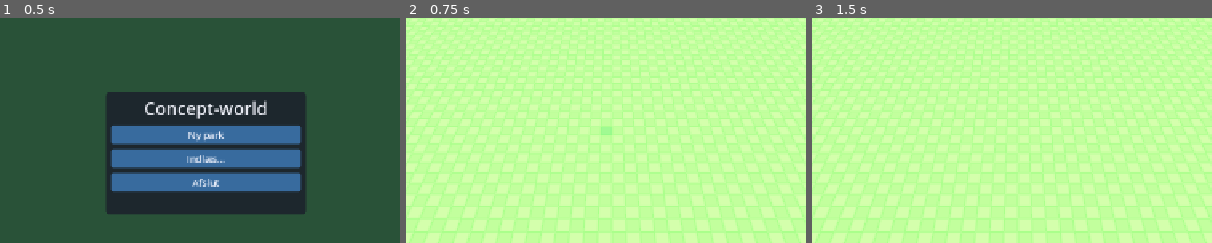
Above: before the commit, frames 1-3 (left to right).
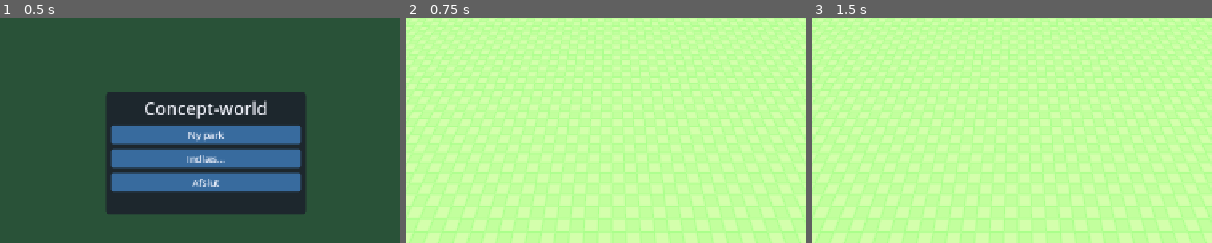
Above: after the commit, the same moments.

Repository: KennethJakobsen/Concept-world
Game: Godot game, scene res://scenes/main_menu.tscn
The game is run twice, just before and just after one commit, with the same random seed, the same clock (stepped at 60 frames per second) and the same inputs.
Inputs:
- Up to frame 1 (0.5 s): no input
- Up to frame 2 (0.75 s): click "Ny park" at 0.5 s
- Up to frame 3 (1.5 s): click "Park" at 1.25 s
The pictures show only the part of the screen within x 24-74%, y 20-70%; the shares and areas given below are measured in that part.

Frame 1 is identical in both runs. In frame 2, 0.1% of the frame differs, in the area x 48-52%, y 48-52%; in frame 3, nothing differs.

Commit message:
T-044, T-045: personale-balance, start i select

Diff:
--- a/game/content/staff/cleaner.json
+++ b/game/content/staff/cleaner.json
@@ -1 +1 @@
-{"id": "cleaner", "name": "Rengøring", "wage_per_day": 60, "speed": 0.1, "work_radius": 12, "model": "res://scenes/props/cleaner.tscn"}
+{"id": "cleaner", "name": "Rengøring", "wage_per_day": 45, "speed": 0.1, "work_radius": 12, "model": "res://scenes/props/cleaner.tscn"}
--- a/game/content/staff/mechanic.json
+++ b/game/content/staff/mechanic.json
@@ -1 +1 @@
-{"id": "mechanic", "name": "Mekaniker", "wage_per_day": 80, "speed": 0.12, "work_radius": 0, "model": "res://scenes/props/mechanic.tscn"}
+{"id": "mechanic", "name": "Mekaniker", "wage_per_day": 60, "speed": 0.12, "work_radius": 0, "model": "res://scenes/props/mechanic.tscn"}
--- a/game/content/staff_rules.json
+++ b/game/content/staff_rules.json
@@ -1 +1 @@
-{"litter_chance_after_shop": 0.5, "litter_chance_with_bin":  …(88 unchanged characters)… , "happiness_penalty_dirty_per_tick": 0.05, "thought_dirty": "Her er beskidt!", "cleaner_sweep_ticks": 20, "cleaner_empty_bin_ticks": 30, "bench_energy_restore": -30, "bench_rest_ticks": 60, "bench_seek_energy": 70, "decor_aura_max_per_tick": 0.03, "aura_scale_per_tick": 0.01, "entertainer_happiness_per_tick": 0.03, "mechanic_inspect_interval_ticks": 1200, "inspection_reliability_bonus": 0.01, "inspection_ticks": 40, "thought_broken": "Den er i stykker!"}
+{"litter_chance_after_shop": 0.5, "litter_chance_with_bin":  …(88 unchanged characters)… , "happiness_penalty_dirty_per_tick": 0.15, "thought_dirty": "Her er beskidt!", "cleaner_sweep_ticks": 20, "cleaner_empty_bin_ticks": 30, "bench_energy_restore": -30, "bench_rest_ticks": 60, "bench_seek_energy": 70, "decor_aura_max_per_tick": 0.03, "aura_scale_per_tick": 0.01, "entertainer_happiness_per_tick": 0.03, "mechanic_inspect_interval_ticks": 2400, "inspection_reliability_bonus": 0.002, "inspection_ticks": 40, "thought_broken": "Den er i stykker!"}
--- a/game/scripts/building/build_tool.gd
+++ b/game/scripts/building/build_tool.gd
@@ -27,7 +27,7 @@
 @export var camera_path: NodePath
 @export var selection_path: NodePath
 
-var tool: String = TOOL_PATH
+var tool: String = TOOL_SELECT
 var _view: ParkView
 var _camera: Camera3D
 var _selection: Selection
--- a/game/tests/test_park_view.gd
+++ b/game/tests/test_park_view.gd
@@ -175,3 +175,9 @@
 	s.attraction_repaired.emit(a)
 	assert_eq(view.smoke_node_count(), 0)
 	view.free()
+
+
+func test_build_tool_starts_in_select() -> void:
+	var bt := BuildTool.new()
+	assert_eq(bt.tool, BuildTool.TOOL_SELECT)
+	bt.free()
--- a/game/tools/integration_flow.gd
+++ b/game/tools/integration_flow.gd
@@ -106,6 +106,7 @@
 	var pm_count: Array = [0]
 	sel.connect("pause_menu_requested", func() -> void: pm_count[0] += 1)
 	# Esc-routing: værktøj → select; select → pause-menu; Esc igen lukker (ikke dobbelt-håndteret)
+	_check(bt.get("tool") == "select", "ny park starter i select-værktøj")
 	bt.call("set_tool", "path")
 	await _esc()
 	_check(bt.get("tool") == "select" and not hud.call("is_pause_menu_open"), "Esc med værktøj → select, ingen pause-menu")
Not shown, changed: docs/gdd.md
Not shown, changed: tasks/BOARD.md
Not shown, added: tasks/M3-playable/T-044-design-staff-balance.md
Not shown, added: tasks/M3-playable/T-045-gameplay-default-select.md
